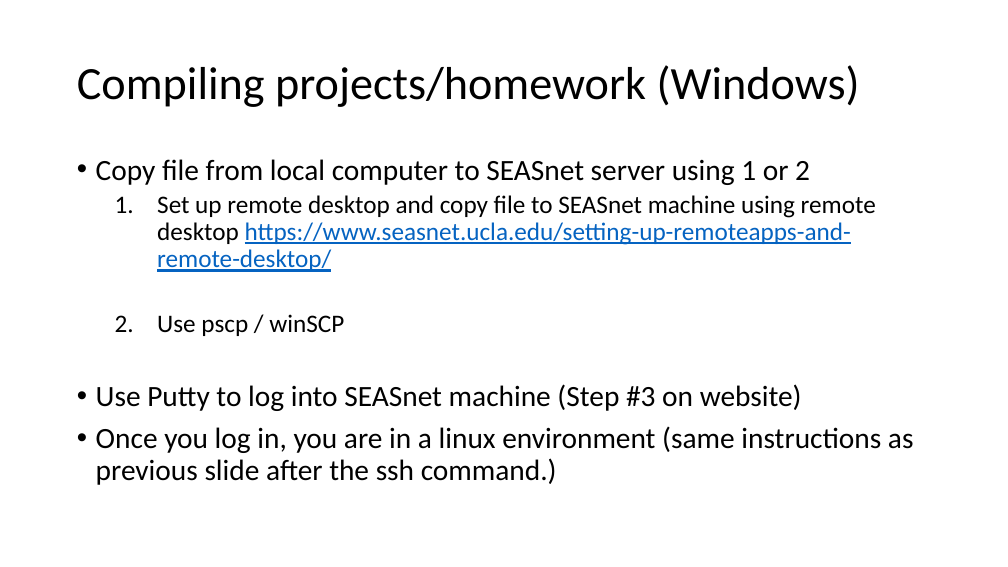
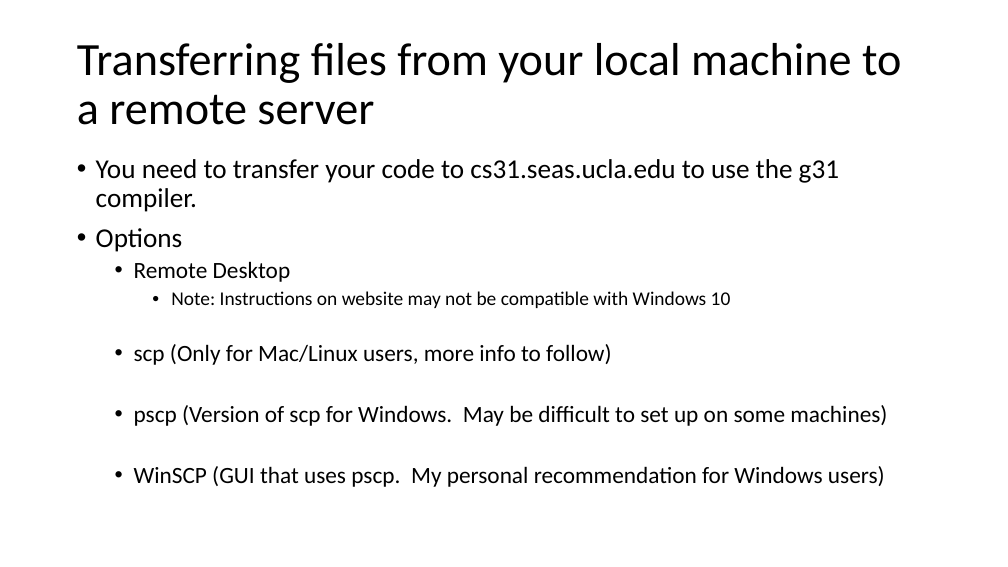
Before and after one commit to jzou1115/CS31_code, a slide deck: slide 6 of week1/week1_JZ.pptx (slide 7 before the commit). Drawn at 1008x567 pixels with LibreOffice and Linux fonts; fonts in the diff are those of the drawing. Boxes give left, top, right and bottom in pixels: in the first picture for what was removed or moved away, otherwise in the second. Text is boxed around its words. In the diff, an @@ line names an element or a change of style, - is before the commit and + after.

Commit message:
updated slides to include issues that came up in discussion: spoofing, doubles not floats, remote desktop

```diff
--- a/week1/week1_JZ.pptx
+++ b/week1/week1_JZ.pptx
@@ title at box(77, 43, 901, 125): text changed @@
-Compiling projects/homework (Windows)
+Transferring files from your local machine to a remote server
@@ text at box(96, 159, 887, 487): text changed; size 28 to 22.2 pt @@
-• Copy file from local computer to SEASnet server using 1 or 2
-  1. Set up remote desktop and copy file to SEASnet machine using remote desktop https://www.seasnet.ucla.edu/setting-up-remoteapps-and-remote-desktop/
-  2. Use pscp / winSCP
-• Use Putty to log into SEASnet machine (Step #3 on website)
-• Once you log in, you are in a linux environment (same instructions as previous slide after the ssh command.)
+• You need to transfer your code to cs31.seas.ucla.edu to use the g31 compiler.
+• Options
+  • Remote Desktop
+    • Note: Instructions on website may not be compatible with Windows 10
+  • scp (Only for Mac/Linux users, more info to follow)
+  • pscp (Version of scp for Windows. May be difficult to set up on some machines)
+  • WinSCP (GUI that uses pscp. My personal recommendation for Windows users)
```
Also in this commit, not shown: 5 other slides changed, 1 slide added, 1 slide removed, 11 other files.
